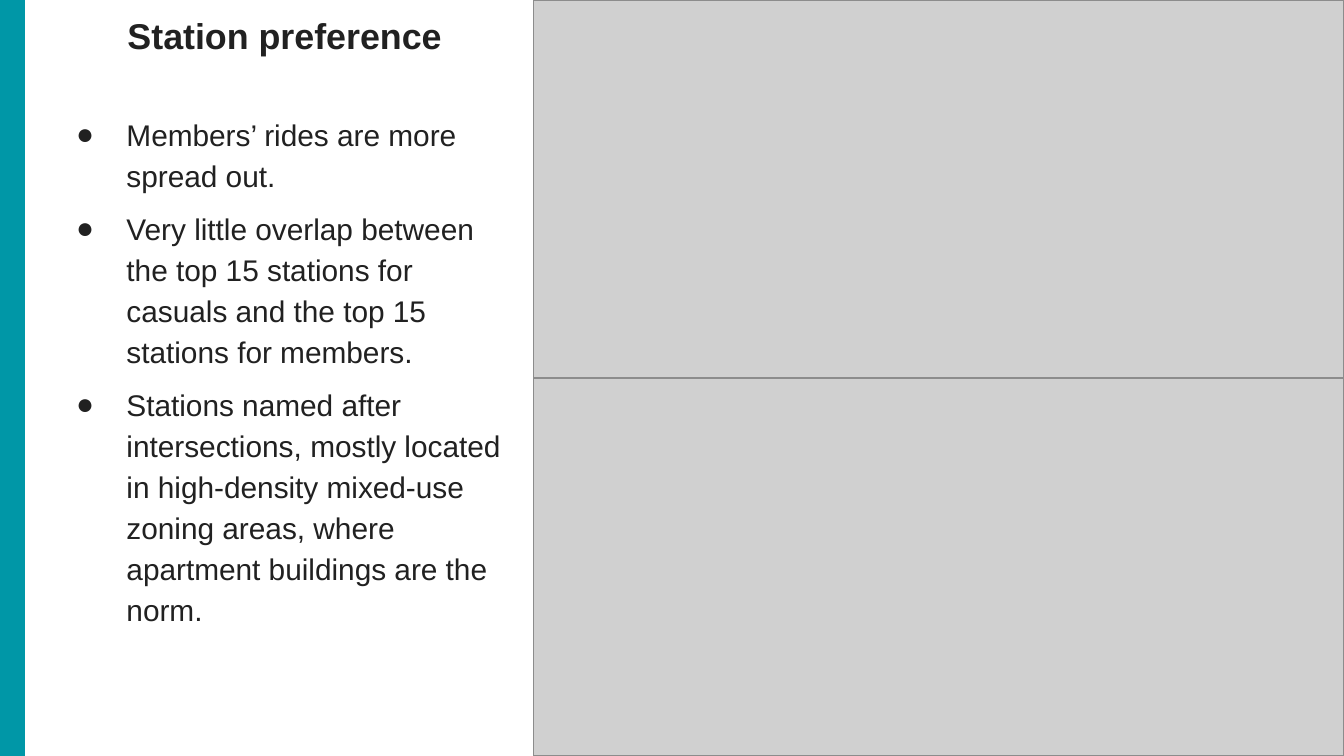
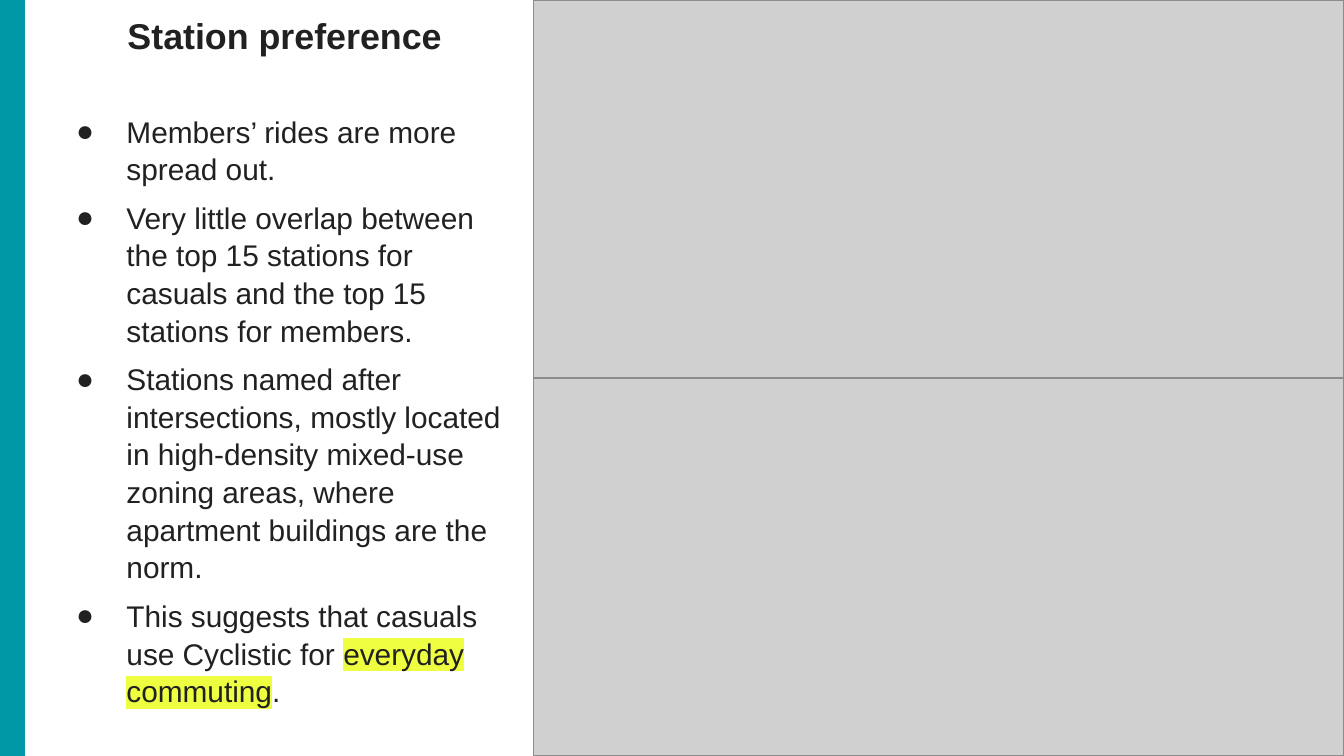
Before and after one commit to luanfaraujo/cyclistic-case-study-en, a slide deck: slide 15 of bike_share_presentation-en.pptx. Drawn at 1344x756 pixels with LibreOffice and Linux fonts; fonts in the diff are those of the drawing; grey boxes stand for pictures. Boxes give left, top, right and bottom in pixels: in the first picture for what was removed or moved away, otherwise in the second. Text is boxed around its words. In the diff, an @@ line names an element or a change of style, - is before the commit and + after.

```diff
--- a/bike_share_presentation-en.pptx
+++ b/bike_share_presentation-en.pptx
@@ text at (x1=126, y1=121, x2=500, y2=579): line spacing 1.15 to 1.05 @@
@@ text at (x1=126, y1=605, x2=477, y2=708): paragraph added @@
+● This suggests that casuals use Cyclistic for everyday commuting.
```
Also in this commit, not shown: 6 other slides changed.
